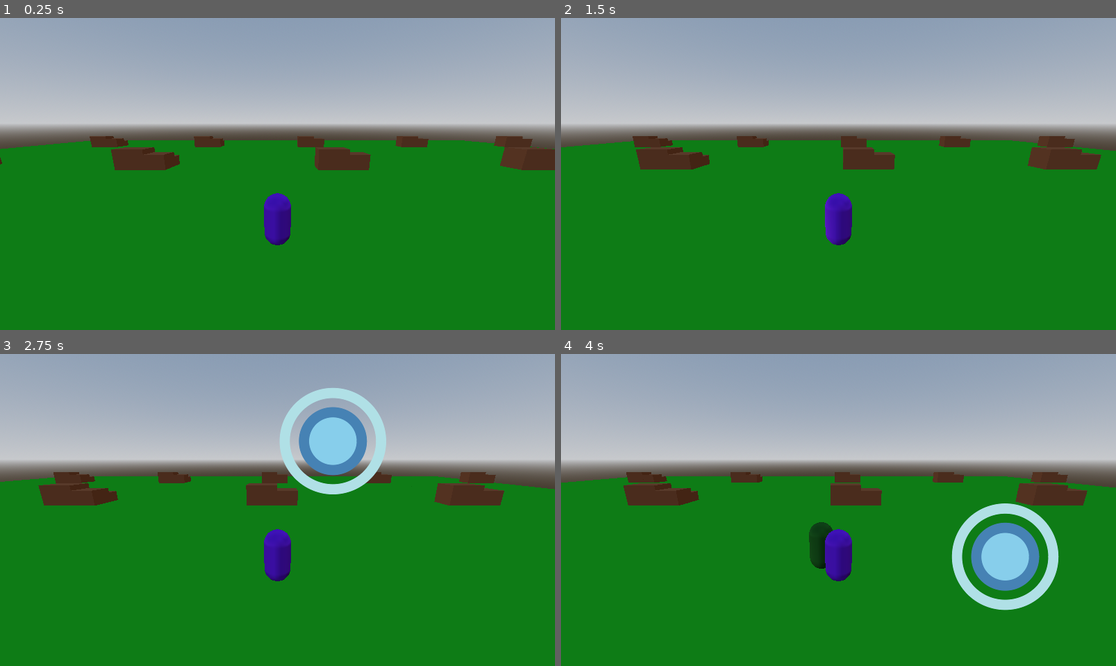
Above: before the commit, frames 1-4 (two rows, left to right).
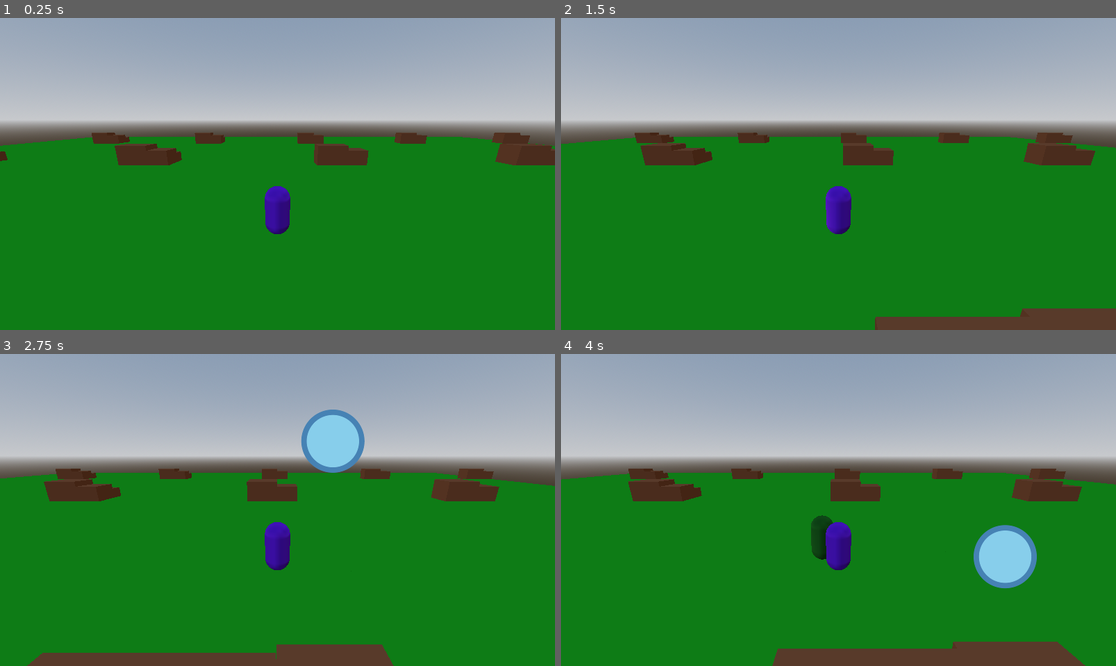
Above: after the commit, the same moments.

Repository: BUT-BOURG-25-26/projet-godot-but3-noah
Game: Godot game, scene res://scenes/main_scene.tscn
Two runs of this game, one before a commit and one after it. Both use one fixed random seed, a clock stepped at 60 frames per second and the inputs below.
Inputs (mouse positions are in pixels of both pictures, inside the frame that each line leads up to):
- Up to frame 1 (0.25 s): no input
- Up to frame 2 (1.5 s): tap Enter at 0.5 s; move the mouse to (960, 158) at 0.52 s; press the mouse at (960, 158) at 0.53 s; hold D (move_right) 0.53-1.28 s; move the mouse to (727, 189) at 1.27 s; release the mouse at (727, 189) at 1.28 s; hold S (move_backward) from 1.28 s (still down); click (727, 189) at 1.35 s
- Up to frame 3 (2.75 s): tap Space at 2 s; move the mouse to (333, 441) at 2.02 s; release S (move_backward) at 2.03 s; press the mouse at (333, 441) at 2.03 s; hold D (move_right) from 2.03 s (still down)
- Up to frame 4 (4 s): move the mouse to (810, 572) at 2.77 s; release D (move_right) at 2.78 s; release the mouse at (810, 572) at 2.78 s; hold W (move_forward) 2.78-3.53 s; click (810, 572) at 2.85 s; move the mouse to (1005, 556) at 3.52 s; press the mouse at (1005, 556) at 3.53 s; hold A (move_left) from 3.53 s (still down)

The runs differ from the first frame. In frame 1, 5.6% of the frame differs, in the area x 0-100%, y 33-73%; in frame 2, 7.8%; in frame 3, 11%; in frame 4, 12%, in the area x 0-100%, y 33-100%.

Commit message:
xp + level up

Diff:
--- /dev/null
+++ b/materials/M_zombie.tres
@@ -0,0 +1,4 @@
+[gd_resource type="StandardMaterial3D" format=3 uid="uid://donlman15o83q"]
+
+[resource]
+albedo_color = Color(0, 0.364706, 0, 1)
--- a/scenes/entity/player.tscn
+++ /dev/null
@@ -1,32 +0,0 @@
-[gd_scene load_steps=7 format=3 uid="uid://dj7so6rtr0m71"]
-
-[ext_resource type="Script" uid="uid://c866pxi7a1mlb" path="res://scripts/entity/player.gd" id="1_1obkj"]
-[ext_resource type="Script" uid="uid://2vlneqewgcm5" path="res://scripts/entity/camera_3d.gd" id="2_gdab3"]
-[ext_resource type="PackedScene" uid="uid://ddo47f38ulwyw" path="res://scenes/ui/joystick.tscn" id="3_tgyl1"]
-
-[sub_resource type="CapsuleShape3D" id="CapsuleShape3D_gqvra"]
-
-[sub_resource type="StandardMaterial3D" id="StandardMaterial3D_tgyl1"]
-albedo_color = Color(0.384314, 0, 0.831373, 1)
-
-[sub_resource type="CapsuleMesh" id="CapsuleMesh_1obkj"]
-material = SubResource("StandardMaterial3D_tgyl1")
-
-[node name="Node3D" type="Node3D"]
-
-[node name="Player" type="CharacterBody3D" parent="." groups=["player"]]
-script = ExtResource("1_1obkj")
-joystick_scene = ExtResource("3_tgyl1")
-
-[node name="CollisionShape3D" type="CollisionShape3D" parent="Player"]
-shape = SubResource("CapsuleShape3D_gqvra")
-
-[node name="MeshInstance3D" type="MeshInstance3D" parent="Player"]
-mesh = SubResource("CapsuleMesh_1obkj")
-skeleton = NodePath("../..")
-
-[node name="Camera3D" type="Camera3D" parent="."]
-transform = Transform3D(1, 0, 0, 0, 0.970296, 0.241922, 0, -0.241922, 0.970296, 0, 3.5, 7)
-current = true
-script = ExtResource("2_gdab3")
-offset = Vector3(0, 3.5, 7)
--- /dev/null
+++ b/scenes/entity/player/camera.tscn
@@ -0,0 +1,7 @@
+[gd_scene load_steps=2 format=3 uid="uid://da2wsgwx4bbtj"]
+
+[ext_resource type="Script" uid="uid://2vlneqewgcm5" path="res://scripts/entity/player/camera_3d.gd" id="1_4v4v7"]
+
+[node name="Camera" type="Camera3D"]
+script = ExtResource("1_4v4v7")
+offset = Vector3(0, 3.5, 7.5)
--- /dev/null
+++ b/scenes/entity/player/player.tscn
@@ -0,0 +1,24 @@
+[gd_scene load_steps=6 format=3 uid="uid://dj7so6rtr0m71"]
+
+[ext_resource type="Script" uid="uid://c866pxi7a1mlb" path="res://scripts/entity/player/player.gd" id="1_eefhw"]
+[ext_resource type="PackedScene" uid="uid://ddo47f38ulwyw" path="res://scenes/ui/joystick.tscn" id="2_4fs46"]
+
+[sub_resource type="CapsuleShape3D" id="CapsuleShape3D_gqvra"]
+
+[sub_resource type="StandardMaterial3D" id="StandardMaterial3D_tgyl1"]
+albedo_color = Color(0.384314, 0, 0.831373, 1)
+
+[sub_resource type="CapsuleMesh" id="CapsuleMesh_1obkj"]
+material = SubResource("StandardMaterial3D_tgyl1")
+
+[node name="Player" type="CharacterBody3D" groups=["player"]]
+collision_layer = 3
+collision_mask = 3
+script = ExtResource("1_eefhw")
+joystick_scene = ExtResource("2_4fs46")
+
+[node name="CollisionShape3D" type="CollisionShape3D" parent="."]
+shape = SubResource("CapsuleShape3D_gqvra")
+
+[node name="MeshInstance3D" type="MeshInstance3D" parent="."]
+mesh = SubResource("CapsuleMesh_1obkj")
--- a/scenes/entity/zombie.tscn
+++ /dev/null
@@ -1,20 +0,0 @@
-[gd_scene load_steps=5 format=3 uid="uid://bl6ieex6xd00o"]
-
-[ext_resource type="Script" uid="uid://bw6p5msbp5fcy" path="res://scripts/entity/zombie.gd" id="1_2akim"]
-
-[sub_resource type="CapsuleShape3D" id="CapsuleShape3D_f8fn2"]
-
-[sub_resource type="StandardMaterial3D" id="StandardMaterial3D_2akim"]
-albedo_color = Color(0, 0.333333, 0, 1)
-
-[sub_resource type="CapsuleMesh" id="CapsuleMesh_j8ibk"]
-material = SubResource("StandardMaterial3D_2akim")
-
-[node name="Zombie" type="CharacterBody3D"]
-script = ExtResource("1_2akim")
-
-[node name="CollisionShape3D" type="CollisionShape3D" parent="."]
-shape = SubResource("CapsuleShape3D_f8fn2")
-
-[node name="MeshInstance3D" type="MeshInstance3D" parent="."]
-mesh = SubResource("CapsuleMesh_j8ibk")
--- /dev/null
+++ b/scenes/entity/zombie/zombie.tscn
@@ -0,0 +1,23 @@
+[gd_scene load_steps=6 format=3 uid="uid://bl6ieex6xd00o"]
+
+[ext_resource type="Script" uid="uid://bw6p5msbp5fcy" path="res://scripts/entity/zombie/zombie.gd" id="1_lf6ul"]
+[ext_resource type="Material" uid="uid://donlman15o83q" path="res://materials/M_zombie.tres" id="2_6iqqd"]
+[ext_resource type="PackedScene" uid="uid://c3fbxgdgodpha" path="res://scenes/entity/zombie/zombie_xp.tscn" id="2_yayp3"]
+
+[sub_resource type="CapsuleShape3D" id="CapsuleShape3D_f8fn2"]
+
+[sub_resource type="CapsuleMesh" id="CapsuleMesh_j8ibk"]
+material = ExtResource("2_6iqqd")
+
+[node name="Zombie" type="CharacterBody3D"]
+script = ExtResource("1_lf6ul")
+zombie_xp_scene = ExtResource("2_yayp3")
+
+[node name="CollisionShape3D" type="CollisionShape3D" parent="."]
+shape = SubResource("CapsuleShape3D_f8fn2")
+
+[node name="MeshInstance3D" type="MeshInstance3D" parent="."]
+mesh = SubResource("CapsuleMesh_j8ibk")
+
+[connection signal="tree_exiting" from="." to="." method="_on_tree_exiting"]
+[connection signal="tree_exiting" from="MeshInstance3D" to="." method="_on_mesh_instance_3d_tree_exiting"]
--- a/scenes/entity/zombie_spawner.tscn
+++ b/scenes/entity/zombie/zombie_spawner.tscn
@@ -1,7 +1,7 @@
 [gd_scene load_steps=3 format=3 uid="uid://bkq3ont8slvcc"]
 
-[ext_resource type="Script" uid="uid://cdklladpumg15" path="res://scripts/entity/zombie_spawner.gd" id="1_0bklk"]
-[ext_resource type="PackedScene" uid="uid://bl6ieex6xd00o" path="res://scenes/entity/zombie.tscn" id="2_5v2jh"]
+[ext_resource type="Script" uid="uid://cdklladpumg15" path="res://scripts/entity/zombie/zombie_spawner.gd" id="1_0bklk"]
+[ext_resource type="PackedScene" uid="uid://bl6ieex6xd00o" path="res://scenes/entity/zombie/zombie.tscn" id="2_5v2jh"]
 
 [node name="ZombieSpawner" type="Node3D"]
 script = ExtResource("1_0bklk")
--- /dev/null
+++ b/scenes/entity/zombie/zombie_xp.tscn
@@ -0,0 +1,32 @@
+[gd_scene load_steps=6 format=3 uid="uid://c3fbxgdgodpha"]
+
+[ext_resource type="Script" uid="uid://xioiioop7mch" path="res://scripts/entity/zombie/zombie_xp.gd" id="1_at6bw"]
+[ext_resource type="Material" uid="uid://donlman15o83q" path="res://materials/M_zombie.tres" id="1_mccdy"]
+
+[sub_resource type="BoxMesh" id="BoxMesh_mccdy"]
+material = ExtResource("1_mccdy")
+size = Vector3(0.2, 0.2, 0.2)
+
+[sub_resource type="BoxShape3D" id="BoxShape3D_8tjri"]
+size = Vector3(0.2, 0.2, 0.2)
+
+[sub_resource type="BoxShape3D" id="BoxShape3D_at6bw"]
+size = Vector3(0.3, 0.3, 0.3)
+
+[node name="ZombieXp" type="StaticBody3D"]
+collision_layer = 2
+collision_mask = 2
+script = ExtResource("1_at6bw")
+
+[node name="MeshInstance3D" type="MeshInstance3D" parent="."]
+mesh = SubResource("BoxMesh_mccdy")
+
+[node name="CollisionShape3D" type="CollisionShape3D" parent="."]
+shape = SubResource("BoxShape3D_8tjri")
+
+[node name="Area3D" type="Area3D" parent="."]
+
+[node name="CollisionShape3D" type="CollisionShape3D" parent="Area3D"]
+shape = SubResource("BoxShape3D_at6bw")
+
+[connection signal="body_entered" from="Area3D" to="." method="_on_area_3d_body_entered"]
--- a/scenes/main_scene.tscn
+++ b/scenes/main_scene.tscn
@@ -1,9 +1,10 @@
-[gd_scene load_steps=8 format=3 uid="uid://ijt3x48qbcmc"]
+[gd_scene load_steps=9 format=3 uid="uid://ijt3x48qbcmc"]
 
 [ext_resource type="Script" uid="uid://r2my3a5n4e4v" path="res://scripts/main_scene.gd" id="1_pw63i"]
 [ext_resource type="PackedScene" uid="uid://d14pfdvg3or51" path="res://scenes/world_gen/world_tile.tscn" id="2_7ykc4"]
-[ext_resource type="PackedScene" uid="uid://dj7so6rtr0m71" path="res://scenes/entity/player.tscn" id="3_pu3yx"]
-[ext_resource type="PackedScene" uid="uid://bkq3ont8slvcc" path="res://scenes/entity/zombie_spawner.tscn" id="4_pu3yx"]
+[ext_resource type="PackedScene" uid="uid://dj7so6rtr0m71" path="res://scenes/entity/player/player.tscn" id="3_pu3yx"]
+[ext_resource type="PackedScene" uid="uid://da2wsgwx4bbtj" path="res://scenes/entity/player/camera.tscn" id="4_gubc5"]
+[ext_resource type="PackedScene" uid="uid://bkq3ont8slvcc" path="res://scenes/entity/zombie/zombie_spawner.tscn" id="4_pu3yx"]
 
 [sub_resource type="ProceduralSkyMaterial" id="ProceduralSkyMaterial_w2twt"]
 
@@ -19,6 +20,7 @@
 script = ExtResource("1_pw63i")
 world_tile_scene = ExtResource("2_7ykc4")
 player_scene = ExtResource("3_pu3yx")
+camera_scene = ExtResource("4_gubc5")
 zombie_spawner_scene = ExtResource("4_pu3yx")
 
 [node name="WorldEnvironment" type="WorldEnvironment" parent="."]
--- a/scripts/entity/camera_3d.gd
+++ b/scripts/entity/player/camera_3d.gd
@@ -4,8 +4,7 @@
 var player : Player
 
 func _ready() -> void:
-	var parent : Node3D = get_parent()
-	player = parent.get_node("Player")
+	player = get_parent().get_node("Player")
 
 func _process(delta: float) -> void:
 	global_position = player.global_position + offset
--- a/scripts/entity/player.gd
+++ b/scripts/entity/player/player.gd
@@ -11,12 +11,18 @@
 @export var attack_damage : int
 @export var attack_speed : float
 @export var movement_speed : float
+@export var xp : int
+@export var level_xp_amount : int
+@export var level : int
 
 func _ready() -> void:
 	health = 10
 	attack_damage = 5
 	attack_speed = 1
 	movement_speed = 5
+	xp = 0
+	level_xp_amount = 200
+	level = 1
 
 func _physics_process(delta: float) -> void:
 	if Input.is_action_pressed("left_mouse_click"):
@@ -48,3 +54,14 @@
 	move_inputs.z = Input.get_action_strength("move_backward") - Input.get_action_strength("move_forward")
 	move_inputs = move_inputs.normalized()
 	return move_inputs
+
+func gain_xp(xp_amount) -> void:
+	xp+=xp_amount
+	level_up()
+
+func level_up() -> void:
+	if xp >= level_xp_amount:
+		print("Level up !!")
+		level+=1
+		level_xp_amount = level_xp_amount*2 - xp
+		xp = 0
--- a/scripts/entity/zombie.gd
+++ b/scripts/entity/zombie/zombie.gd
@@ -4,6 +4,7 @@
 
 var player : Player
 
+@export var zombie_xp_scene: PackedScene
 @export var health : int
 @export var attack : int
 @export var movement_speed : float
@@ -31,3 +32,9 @@
 		if collision.get_collider() is Player:
 			queue_free()
 	move_and_slide()
+
+func _on_tree_exiting() -> void:
+	var zombie_xp : Node3D = zombie_xp_scene.instantiate()
+	get_parent().get_parent().add_child(zombie_xp)
+	zombie_xp.global_position = Vector3(global_position.x, 0.5, global_position.z)
+	zombie_xp.rotate(Vector3(1, 0, 0), 90)
--- a/scripts/entity/zombie_spawner.gd
+++ b/scripts/entity/zombie/zombie_spawner.gd
@@ -6,15 +6,11 @@
 @export var max_spawn_distance = 10.0
 
 func _on_timer_timeout() -> void:
-	print("pass")
 	var zombie: Zombie = zombie_scene.instantiate()
 	add_child(zombie)
-
 	var spawn_vector: Vector3 = Vector3.ZERO
 	var distance_to_player: float = 0.0
-
 	var player = get_tree().get_first_node_in_group("player")
-
 	while distance_to_player <= min_distance_player:
 		var x = randf_range(min_spawn_distance, max_spawn_distance)
 		var y = 0.5
@@ -22,5 +18,4 @@
 		spawn_vector = Vector3(x, y, z)
 		var direction_to_player: Vector3 = player.global_position - spawn_vector
 		distance_to_player = direction_to_player.length()
-
 	zombie.global_position = spawn_vector
--- /dev/null
+++ b/scripts/entity/zombie/zombie_xp.gd
@@ -0,0 +1,12 @@
+extends StaticBody3D
+
+@export var xp_amount : int
+
+func _ready() -> void:
+	xp_amount = 10
+
+func _on_area_3d_body_entered(body: Node3D) -> void:
+	if body is Player:
+		queue_free()
+		var player : Player = get_tree().get_first_node_in_group("player")
+		player.gain_xp(xp_amount)
--- a/scripts/main_scene.gd
+++ b/scripts/main_scene.gd
@@ -2,6 +2,7 @@
 
 @export var world_tile_scene: PackedScene
 @export var player_scene: PackedScene
+@export var camera_scene: PackedScene
 @export var zombie_spawner_scene: PackedScene
 @export var tile_size: float = 20.0
 @export var view_distance: int = 2
@@ -16,10 +17,14 @@
 
 	update_tiles()
 
-	var player_scene = player_scene.instantiate()
-	add_child(player_scene)
-	player_scene.global_position = Vector3(0, 0, 0)
-	player = player_scene.get_child(0)
+	var player = player_scene.instantiate()
+	add_child(player)
+	player.global_position = Vector3(0, 0, 0)
+
+	var camera : Node3D = camera_scene.instantiate()
+	add_child(camera)
+	camera.global_position = Vector3(0, 3.5, 7.5)
+	camera.rotate(Vector3(1, 0, 0), -0.26)
 
 	var zombie_spawner : Node3D = zombie_spawner_scene.instantiate()
 	add_child(zombie_spawner)
--- a/scripts/ui/joystick.gd
+++ b/scripts/ui/joystick.gd
@@ -10,15 +10,15 @@
 @export var left_input:String = "ui_left"
 ##Action for right direction.
 @export var right_input:String = "ui_right"
-var radius = 40
+var radius = 20
 
 func _draw() -> void:
 	var center = Vector2(0, 0)
-	var draw_radius = 100
+	var draw_radius = 50
 	var start_angle = 0.0
 	var end_angle = 360
 	var color = Color.POWDER_BLUE # Red color
-	var width = 20
+	var width = 10
 	draw_arc(center, draw_radius, start_angle, end_angle,120, color, width,true)
 	draw_circle(touch.position,60,Color.SKY_BLUE)
 	draw_arc(touch.position, 60, start_angle, end_angle,120, Color.STEEL_BLUE, width,true)
Renamed: scripts/entity/camera_3d.gd.uid -> scripts/entity/player/camera_3d.gd.uid
Renamed: scripts/entity/player.gd.uid -> scripts/entity/player/player.gd.uid
Renamed: scripts/entity/zombie.gd.uid -> scripts/entity/zombie/zombie.gd.uid
Renamed: scripts/entity/zombie_spawner.gd.uid -> scripts/entity/zombie/zombie_spawner.gd.uid
Not shown, added: scripts/entity/zombie/zombie_xp.gd.uid
